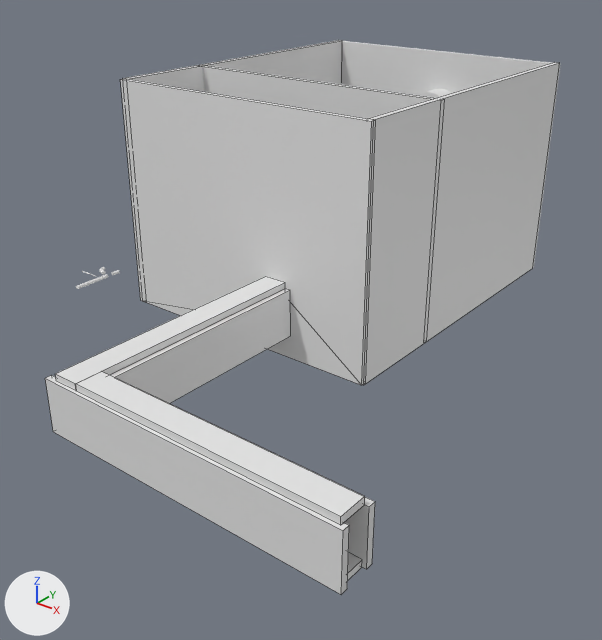
The Blender file Prison Break/Assets/Models/Parkour Kanal Raum.blend as it was, and as the next commit left it.
Rendered twice from a camera (50 mm lens) standing at (173.0, -305.0, 89.0) and looking at (22.0, -116.0, -28.0). Arrows for +X, +Y and +Z are at lower left; the lights stay in place. Mesh edges are drawn as thin lines on the coarser meshes.

In view in the first picture: 'Boden', 'Boden.002', 'Boden.003', 'Cube.001', 'Cube.002', 'Cube.003', 'Cube.004', 'Cube.006', 'Wand.001', 'Wand.002', 'Wand.003'.
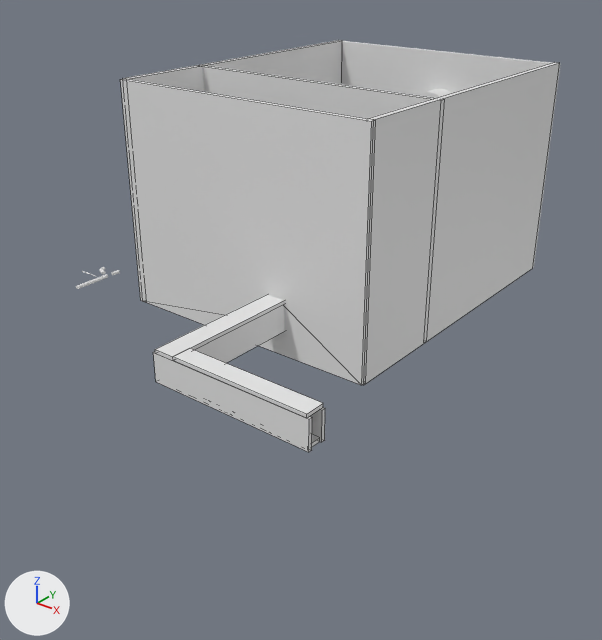
Where the change shows, as pixel boxes [x1, y1, x2, y2] in the pictures (602 x 640 px):
'Wand.003', moved, rescaled (48% narrower, 54% shorter)
    before: [45, 375, 349, 594]
    after: [153, 352, 312, 452]
'Boden.003', reshaped, moved, rescaled (48% narrower, 54% shorter)
    before: [75, 371, 365, 525]
    after: [173, 348, 323, 418]
'Wand.001', moved, rescaled
    before: [110, 288, 290, 404]
    after: [195, 304, 284, 363]
'Boden.002', reshaped, moved, turned, rescaled
    before: [55, 276, 285, 390]
    after: [155, 295, 284, 361]
'Wand.002', moved, rescaled (50% narrower, 51% shorter)
    before: [344, 497, 375, 569]
    after: [310, 407, 325, 442]
'Boden', moved, rescaled (44% narrower, 53% shorter)
    before: [347, 552, 362, 581]
    after: [312, 434, 320, 447]
part 1 of me_cube_016, deleted
    before: [75, 371, 365, 525]
part 2 of me_cube_016, added
    after: [173, 348, 323, 418]
part 3 of me_cube_015, deleted
    before: [55, 276, 285, 390]
part 4 of me_cube_015, added
    after: [155, 295, 284, 361]

What changed in the scene script:
```text
Change me_cube_015:
    where me_cube_015.from_pydata(...)  # 8 vertices, 6 faces; spans x -1.0..1.0, y -1.0..1.0, z -1.0..1.0
    used by ob_boden_002; location = (16.0, -161.0, -15.0); scale = (4.0, 40.0, 1.0)
    verts and faces of me_cube_015; kept vertices keep their numbers, new ones are numbered from 8
    me_cube_015 part 3
    add delete_vertices([*range(0, 8)])  # with the faces that use them
    me_cube_015 part 4
    add verts[8] = (-8.34, 0.38, -1.0)  # pixel (155, 353)
    add verts[9] = (-8.34, 0.38, 1.0)  # pixel (155, 349)
    add verts[10] = (-8.34, 0.08, -1.0)  # pixel (173, 360)
    add verts[11] = (-8.34, 0.08, 1.0)  # pixel (172, 356)
    add for new, old in zip([*range(12, 16)], [*range(8, 12)]): verts[new] = verts[old] + (20.25, 0.0, 0.0)
    add faces += [(8, 12, 14, 10), (8, 9, 13, 12), (8, 10, 11, 9), (10, 14, 15, 11), (9, 11, 15, 13), (12, 13, 15, 14)]
Change me_cube_016:
    where me_cube_016.from_pydata(...)  # 8 vertices, 6 faces; spans x -1.0..1.0, y -1.0..1.0, z -1.0..1.0
    used by ob_boden_003; location = (60.0, -197.1, -15.0); rotation_euler = (0.0, 0.0, 1.571), in degrees (0, 0, 90); scale = (4.0, 40.0, 1.0)
    verts and faces of me_cube_016; kept vertices keep their numbers, new ones are numbered from 8
    me_cube_016 part 1
    add delete_vertices([*range(0, 8)])  # with the faces that use them
    me_cube_016 part 2
    add verts[8] = (-8.35, -1.87, -1.0)  # pixel (306, 418)
    add verts[9] = (-5.6, -1.87, -1.0)  # pixel (323, 407)
    add verts[10] = (-5.6, 0.08, -1.0)
    add verts[11] = (-8.34, 0.08, -1.0)  # pixel (173, 360)
    add for new, old in zip([*range(12, 16)], [*range(8, 12)]): verts[new] = verts[old] + (0.0, 0.0, 2.0)
    add faces += [(8, 11, 10, 9), (8, 12, 15, 11), (9, 10, 14, 13), (8, 9, 13, 12), (10, 11, 15, 14), (12, 13, 14, 15)]
Change ob_boden:
    ob_boden.location: (60.0, -197.1, -31.0) -> (42.3, -165.8, -30.5)
    ob_boden.scale: (4.0, 40.0, 1.0) -> (2.4, 24.0, 0.6)
Change ob_wand:
    ob_wand.scale: (1.0, 40.0, 8.0) -> (0.6, 24.0, 4.8)
Change ob_wand_001:
    ob_wand_001.location: (21.0, -157.0, -24.0) -> (18.9, -141.8, -26.3)
    ob_wand_001.scale: (1.0, 36.0, 8.0) -> (0.6, 21.6, 4.8)
Change ob_wand_002:
    ob_wand_002.location: (61.6, -192.0, -24.0) -> (43.2, -162.8, -26.3)
    ob_wand_002.scale: (1.0, 39.5, 8.0) -> (0.6, 23.7, 4.8)
Change ob_wand_003:
    ob_wand_003.location: (55.0, -201.0, -24.0) -> (39.3, -168.2, -26.3)
    ob_wand_003.scale: (1.0, 46.3, 8.0) -> (0.6, 27.8, 4.8)
Change ob_boden_002:
    ob_boden_002.location: (16.0, -161.0, -15.0) -> (21.5, -148.8, -20.9)
    ob_boden_002.rotation_euler: (0.0, 0.0, 0.0) -> (0.0, 0.0, 1.571)  # degrees (0, 0, 0) -> degrees (0, 0, 90)
    ob_boden_002.scale: (4.0, 40.0, 1.0) -> (2.4, 24.0, 0.6)
Change ob_boden_003:
    ob_boden_003.location: (60.0, -197.1, -15.0) -> (21.5, -148.8, -20.9)
    ob_boden_003.scale: (4.0, 40.0, 1.0) -> (2.4, 24.0, 0.6)
```
